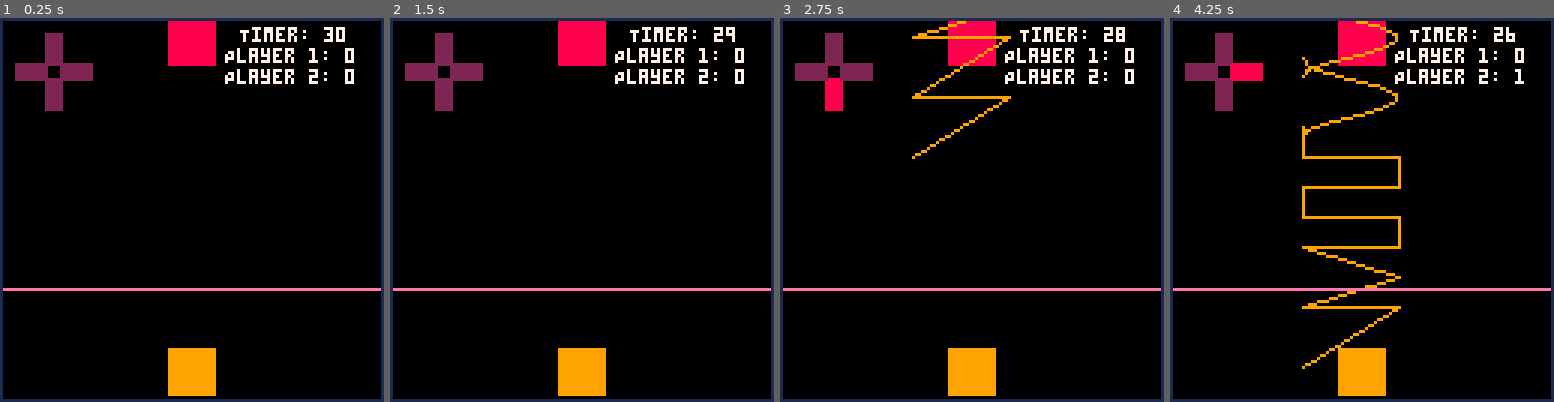
Above: before the commit, frames 1-4 (left to right).
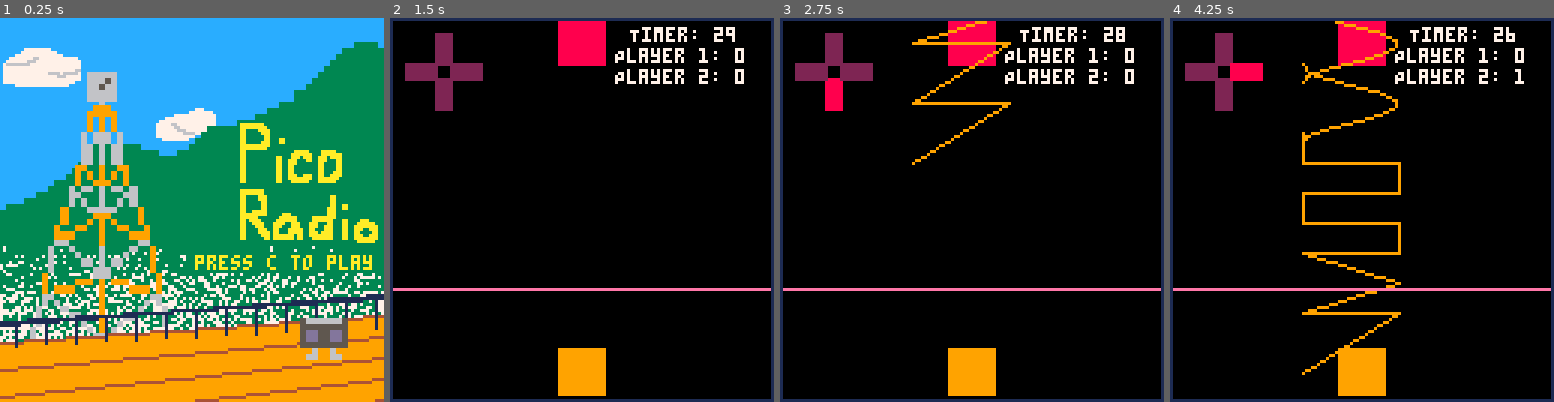
Above: after the commit, the same moments.

Repository: egitelma/pico_radio
Game: PICO-8 cartridge radio.p8
Two runs of this game, one before a commit and one after it. Both use one fixed random seed, a clock stepped at 60 frames per second and the inputs below.
Inputs:
- Up to frame 1 (0.25 s): no input
- Up to frame 2 (1.5 s): tap O (Z key) at 0.33, 0.7, 1.43 s
- Up to frame 3 (2.75 s): hold Left 1.97-2.37 s; tap O (Z key) at 2.22 s; hold Down from 2.42 s (still down)
- Up to frame 4 (4.25 s): release Down at 2.82 s; hold Right 2.87-3.53 s; tap O (Z key) at 3.1, 3.98 s; hold Up 3.58-4.08 s; hold Right from 4.13 s (still down)

The runs differ from the first frame. In frame 1, 99% of the frame differs, in the area x 0-100%, y 0-100%; in frame 2, nothing differs; in frame 3, 1.7%; in frame 4, 4.3%.

Commit message:
Added main menu!

Diff:
--- a/radio.p8
+++ b/radio.p8
@@ -1,6 +1,17 @@
 pico-8 cartridge // http://www.pico-8.com
 version 42
 __lua__
+
+-- title screen stuff
+cloudtime = 3
+speed = .03
+
+cloud1x = 0
+cloud2x = 30
+cloud3x = 15
+
+scene = "title"
+
 
 -- wave class
 -- type: sawtooth, sine, square, triangle
@@ -566,27 +577,236 @@
 end
 
 function _update()
-    updatePlayerPos()
-    updateLinePos()
-    updateTimer()
-
-    if frameCounter > 0 then
-        frameCounter -= 1  -- decrement the frame counter
-    else
-        isPlaying = false  -- reset the playing flag when time is up
-    end
-    playSong();
+    if ( scene == "play") then
+        updatePlayerPos()
+        updateLinePos()
+        updateTimer()
+
+        if frameCounter > 0 then
+            frameCounter -= 1  -- decrement the frame counter
+        else
+            isPlaying = false  -- reset the playing flag when time is up
+        end
+        playSong();
+    end
 end
 
 function _draw()
-    cls()
-    drawControls();
-    drawPlayer()
-    drawLines()
-    drawBorders()
-    drawScore()
-
-end
+
+
+    if (scene == "title") then
+        draw_title()
+    elseif  (scene == "play" )then
+
+        cls()
+        drawControls();
+        drawPlayer()
+        drawLines()
+        drawBorders()
+        drawScore()
+    end
+
+
+
+end
+
+
+
+-- title screen stuff
+
+function draw_title()
+
+    -- if "a" pressed
+    if btn(4) then
+        -- Toggle scenes when button pressed
+        scene = "play"
+    end
+
+	cloudtime+=speed
+	if ( cloudtime >=.8) then
+		title_background()
+		title_foreground()
+		--title_text()
+		cloudtime =0
+	end
+
+    rectfill(62,78, 126, 84, 3)
+    print( "press c to play", 65,79, 10 )
+
+end
+
+
+function title_background()
+	--sky
+	rectfill(0,0,128,128,12)
+	--clouds
+	cloudtime+=speed
+	cloud1x = (cloud1x+1)
+	cloud2x = (cloud2x+2)
+	cloud3x = (cloud3x+5)
+
+	sspr(99,11,26,13,cloud1x%130,10)
+	sspr(105,28,20,11,(cloud2x + 20)%130,30)
+    sspr(97,44,15,11,(cloud3x + 50)%130,45)
+
+
+	-- mountains
+	sspr(32,0,63,63,0,0,128,126)
+
+	--front cloud
+
+	-- bottom of tower
+	sspr(0,0,22,42,10,20,46,94)
+	-- clouds + dither !!
+	dither(75,120,0,128,3,7)
+	--tower+satelite
+	sspr(0,0,22,42,10,20,46,94)
+	sspr(24,8,5,5,29,18,10,10)
+end
+
+function title_foreground()
+	-- floor
+	rectfill(0,108,128,128,9)
+	for i=0,8 do
+		line(0,108,128,108-i,9)
+	end
+	for i=0,8 do
+		line(0,108+ (8*i)+i,128,99+6*i+i,4)
+	end
+
+	-- gate
+	local gcolor = 1
+	line(0,101,128,93,gcolor)
+	line(0,102,128,92,gcolor)
+	for i=0,12 do
+		rect((10*i)+5,101-i*4/7,(10*i)+5,109-i*1/2,gcolor)
+	end
+
+	sspr ( 24,0,8,7,100,100,16,14)
+		-- the actual title
+	sspr(5,73,46,44,80,35)
+end
+
+-- spent like 2 or 3 hours on this then
+-- just asked chatgpt
+function dither(top, bot, left, right, background, overlay)
+	for i = top, bot do
+  for j = left, right do
+   -- calculate pixel brightness
+   local brightness = (i - top) / (bot - top)
+   -- compare brightness with random value
+   if brightness > rnd() then
+    pset(j, i, overlay)
+   end
+  end
+	end
+end
+…(106 lines of a section not shown)…
 
 
 
Not shown, changed: 113 lines of the sprite sheet (__gfx__) section of radio.p8
Not shown, added: .DS_Store
